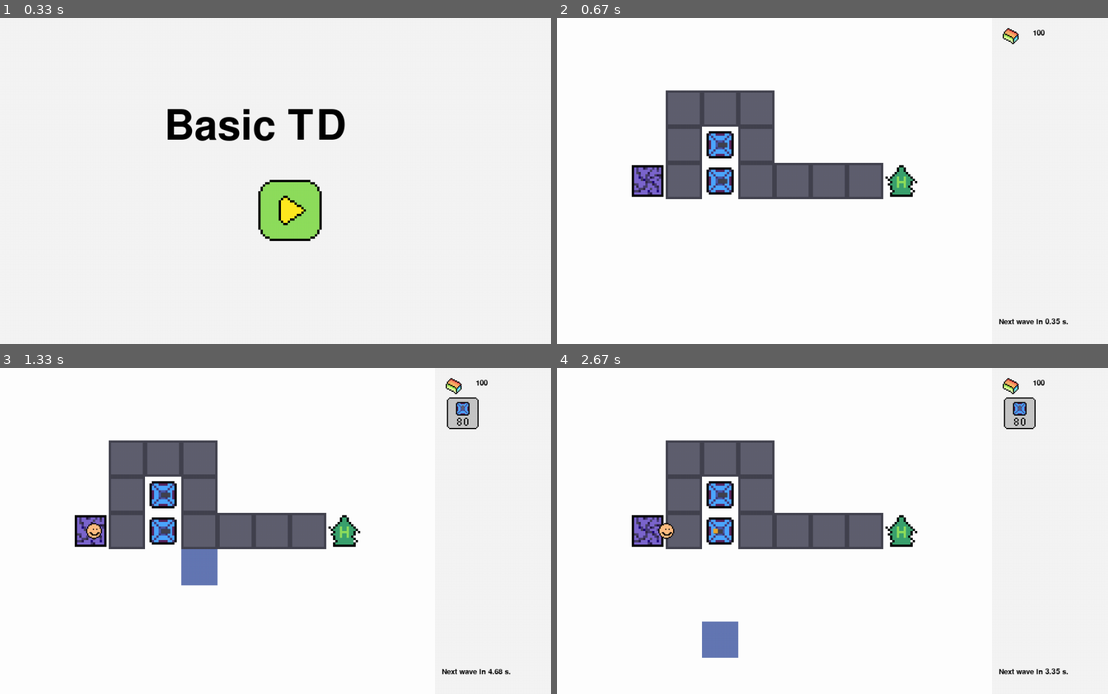
Above: before the commit, frames 1-4 (two rows, left to right).
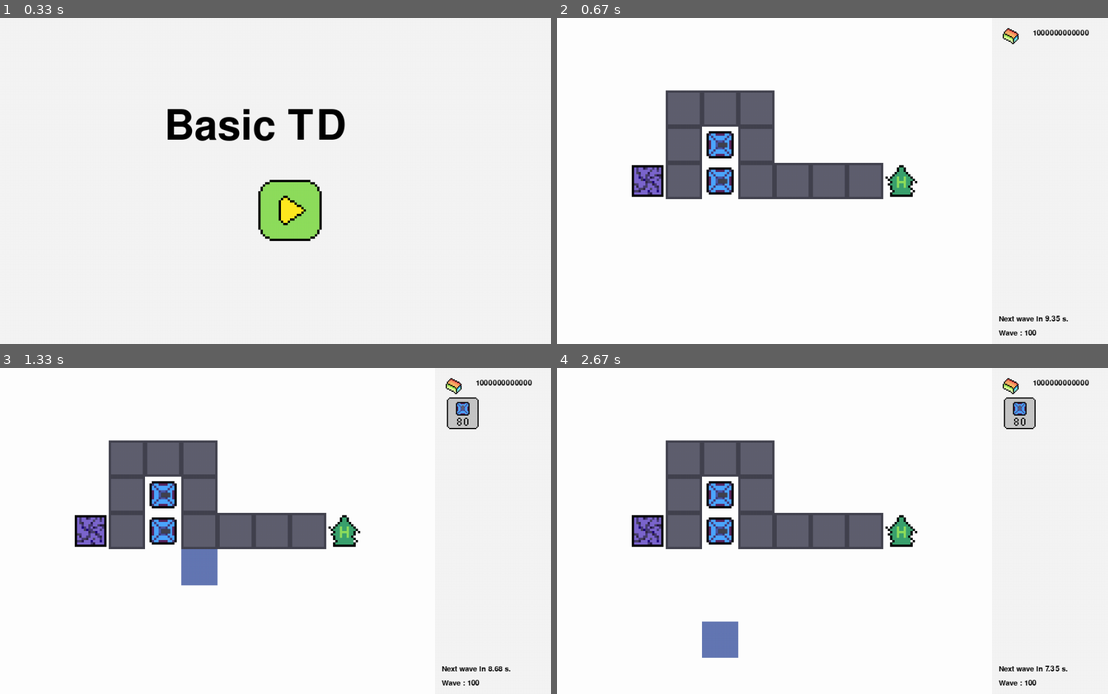
Above: after the commit, the same moments.

Repository: mtmattqq/PygameTD
Game: pygame game, started from main.py
Two runs of this game, one before a commit and one after it. Both use one fixed random seed, a clock stepped at 60 frames per second and the inputs below.
Inputs (mouse positions are in pixels of both pictures, inside the frame that each line leads up to):
- Up to frame 1 (0.33 s): no input
- Up to frame 2 (0.67 s): click (849, 181) at 0.38 s
- Up to frame 3 (1.33 s): click (165, 495) at 0.72 s; click (214, 553) at 1.05 s
- Up to frame 4 (2.67 s): press the mouse at (1019, 413) at 1.37 s; move the mouse to (871, 521) at 1.47 s; release the mouse at (716, 632) at 1.6 s; press the mouse at (1019, 413) at 1.7 s; move the mouse to (876, 423) at 1.8 s; release the mouse at (733, 433) at 1.93 s; press the mouse at (1019, 413) at 2.03 s; move the mouse to (1036, 482) at 2.13 s; release the mouse at (1058, 553) at 2.27 s; click (705, 654) at 2.38 s

Frame 1 is identical in both runs. In frame 2, 0.4% of the frame differs, in the area x 80-97%, y 3-98%; in frame 3, 0.5%; in frame 4, 0.6%, in the area x 18-97%, y 3-98%.

Commit message:
Complete upgrade

Diff:
--- a/AppData/basic_level.json
+++ b/AppData/basic_level.json
@@ -14,5 +14,6 @@
     ],
 
     "difficulty" : 100,
-    "start_wave" : 0
+    "start_wave" : 100,
+    "start_money" : 1000000000000
 }
--- a/enemy.py
+++ b/enemy.py
@@ -65,7 +65,7 @@
         return self.alive
 
     def move(self, delta_time) :
-        if self.progress >= self.max_progress :
+        if self.progress >= self.max_progress-1 :
             # deal damage to player's main tower
             self.alive = False
             return
--- a/main.py
+++ b/main.py
@@ -135,6 +135,7 @@
     tower_info[t1.pos.y, t1.pos.x] = 1
     tower_info[t2.pos.y, t2.pos.x] = 1
     show_tower_info = False
+    selected_tower = None
     enemys = []
 
     time_previous = 0
@@ -142,7 +143,7 @@
 
     wave = level_info['start_wave']
     wave_interval = 5000
-    send_next_wave = 1000
+    send_next_wave = 10000
     send_this_wave = 0
     sending_wave = False
     send_next_enemy = 0
@@ -150,7 +151,7 @@
     sent_enemy = 0
 
     # money
-    natural_ingot = 100
+    natural_ingot = level_info['start_money']
     natural_ingot_button = button(
         'Natural Ingot', vec2D(785, 16),
         [0, 0, 0], 32, 32, ['natural_ingot16.png']
@@ -191,6 +192,7 @@
             sending_wave = True
             sent_enemy += wave
             send_next_enemy = 0
+            enemy_dencity = max(10, 1000-10*wave)
 
         if sending_wave and game_timer >= send_next_enemy+send_this_wave :
             send_next_enemy += enemy_dencity
@@ -205,7 +207,7 @@
         for en in enemys :
             if not en.alive :
                 enemys.remove(en)
-                natural_ingot += 10
+                natural_ingot += en.max_hit/10
             en.move(delta_time)
 
         # event in pygame
@@ -234,6 +236,13 @@
                         towers.append(new_tower)
                     ct += 1
 
+                if selected_tower != None :
+                    clicked_upgrade, natural_ingot = selected_tower.upgrade(
+                        mouse_pos, natural_ingot
+                    )
+                    if clicked_upgrade :
+                        continue
+
                 selected_tile, show_buy_tower, show_tower_info, selected_tower = select_tile(
                     mouse_pos, tower_info, towers, level_info['map']
                 )
@@ -256,12 +265,19 @@
 
         for tow in towers :
             tow.display(screen)
+        for tow in towers :
+            tow.display_bullets(screen)
         for en in enemys :
             en.display(screen)
         show_text(
             'Next wave in {:.2f} s.'.format((send_next_wave - game_timer)/1000),
-            790, 550, (0, 0, 0), 20
+            790, 545, (0, 0, 0), 20
         )
+        show_text(
+            'Wave : {}'.format(wave),
+            790, 570, (0, 0, 0), 20
+        )
+
         natural_ingot_button.display(screen)
         show_text(str(natural_ingot), 850, 40, (0, 0, 0), 20)
         if show_buy_tower :
@@ -284,7 +300,10 @@
                 3
             )
 
-            selected_tower.display_info(screen)
+            selected_tower.display_info(screen, natural_ingot)
+
+        if not show_tower_info :
+            selected_tower = None
 
         pygame.display.update()
 
--- a/test.py
+++ b/test.py
@@ -32,3 +32,8 @@
 #     vec += vec2D(10, 10)
 # f2(v7)
 # print(v7.get_tuple())
+
+a = 0
+for i in range(10, 1000, 10) :
+    a = 1/i
+    print(a)
--- a/tower.py
+++ b/tower.py
@@ -43,6 +43,26 @@
             self.images.append(pygame.transform.scale(pygame.image.load(
                 os.path.join(os.getcwd(),'AppData',picture)).convert_alpha(), (width,height)))
         self.state = 0
+        self.upgrade_damage = button(
+            'damage', vec2D(950, 84), [0, 0, 0],
+            TILE_SIZE/4, TILE_SIZE/4, ['can_upgrade.png', 'cannot_upgrade.png']
+        )
+        self.upgrade_range = button(
+            'range', vec2D(950, 109), [0, 0, 0],
+            TILE_SIZE/4, TILE_SIZE/4, ['can_upgrade.png', 'cannot_upgrade.png']
+        )
+        self.upgrade_reload = button(
+            'reload', vec2D(950, 134), [0, 0, 0],
+            TILE_SIZE/4, TILE_SIZE/4, ['can_upgrade.png', 'cannot_upgrade.png']
+        )
+        self.upgrade_bullet_speed = button(
+            'bullet_speed', vec2D(950, 159), [0, 0, 0],
+            TILE_SIZE/4, TILE_SIZE/4, ['can_upgrade.png', 'cannot_upgrade.png']
+        )
+        self.damage_level = 0
+        self.range_level = 0
+        self.reload_level = 0
+        self.bullet_speed_level = 0
         # self.image = self.images[self.state]
         # self.rect = self.image.get_rect()
         # self.rect.topleft = pos
@@ -76,6 +96,8 @@
             self.images[self.state],
             (self.pos*TILE_SIZE).get_tuple()
         )
+
+
 
 class basic_tower(tower) :
     class bullet :
@@ -139,32 +161,6 @@
         self.angle = 0
         self.bullets = []
         self.target = 'first'
-        self.upgrade_damage = button(
-            'upgrade button', vec2D(950, 84), [0, 0, 0],
-            TILE_SIZE/4, TILE_SIZE/4, ['can_upgrade.png', 'cannot_upgrade.png']
-        )
-        self.upgrade_range = button(
-            'upgrade button', vec2D(950, 109), [0, 0, 0],
-            TILE_SIZE/4, TILE_SIZE/4, ['can_upgrade.png', 'cannot_upgrade.png']
-        )
-        self.upgrade_reload = button(
-            'upgrade button', vec2D(950, 134), [0, 0, 0],
-            TILE_SIZE/4, TILE_SIZE/4, ['can_upgrade.png', 'cannot_upgrade.png']
-        )
-        self.upgrade_bullet_speed = button(
-            'upgrade button', vec2D(950, 159), [0, 0, 0],
-            TILE_SIZE/4, TILE_SIZE/4, ['can_upgrade.png', 'cannot_upgrade.png']
-        )
-        self.upgrade_buttons = [
-            self.upgrade_damage,
-            self.upgrade_range,
-            self.upgrade_reload,
-            self.upgrade_bullet_speed
-        ]
-        self.damage_level = 0
-        self.range_level = 0
-        self.reload_level = 0
-        self.bullet_speed_level = 0
 
     def display(self, screen):
         super().display(screen)
@@ -178,7 +174,7 @@
             barrel,
             rotated_rect.center
         )
-
+    def display_bullets(self, screen) :
         for bullet in self.bullets :
             bullet.display(screen)
 
@@ -232,27 +228,115 @@
             if bullet.pierce <= 0 :
                 self.bullets.remove(bullet)
 
-    def display_info(self, screen, natural_ingot = 0) :
-        show_text(
-            screen,
-            'Damage : {:.1f}'.format(self.damage),
+    def display_info(self, screen, natural_ingot) :
+        show_text(
+            screen,
+            'Damage : {:.2f}'.format(self.damage),
             790, 100, [0, 0, 0], 20
         )
         show_text(
             screen,
-            'Range  : {:.1f}'.format(self.range/TILE_SIZE),
+            'Range  : {:.5f}'.format(self.range/TILE_SIZE),
             790, 125, [0, 0, 0], 20
         )
         show_text(
             screen,
-            'Reload : {:.1f}'.format(self.reload),
+            'Reload : {:.2f}'.format(self.reload),
             790, 150, [0, 0, 0], 20
         )
         show_text(
             screen,
-            'Bspeed : {:.1f}'.format(self.bullet_speed),
+            'Bspeed : {:.5f}'.format(self.bullet_speed/TILE_SIZE),
             790, 175, [0, 0, 0], 20
         )
 
-        for upb in self.upgrade_buttons :
-            upb.display(screen)
+        show_text(
+            screen,
+            'Level',
+            790, 220, [0, 0, 0], 20
+        )
+
+        show_text(
+            screen,
+            'Damage : {}'.format(self.damage_level),
+            790, 250, [0, 0, 0], 20
+        )
+        if self.range_level > 1e15 :
+            text = 'Range : max'
+        else :
+            text = 'Range : {}'.format(self.range_level)
+        show_text(
+            screen, text,
+            790, 275, [0, 0, 0], 20
+        )
+        if self.reload_level > 1e15 :
+            text = 'Reload : max'
+        else :
+            text = 'Reload : {}'.format(self.reload_level)
+        show_text(
+            screen, text,
+            790, 300, [0, 0, 0], 20
+        )
+        if self.bullet_speed_level > 1e15 :
+            text = 'Bullet Speed : max'
+        else :
+            text = 'Bullet Speed : {}'.format(self.bullet_speed_level)
+        show_text(
+            screen, text,
+            790, 325, [0, 0, 0], 20
+        )
+
+
+        if natural_ingot >= 50 + (self.damage_level+1)*10 :
+            self.upgrade_damage.state = 0
+        else :
+            self.upgrade_damage.state = 1
+        self.upgrade_damage.display(screen)
+        if natural_ingot >= 50 + (self.range_level+1)*10 :
+            self.upgrade_range.state = 0
+        else :
+            self.upgrade_range.state = 1
+        self.upgrade_range.display(screen)
+        if natural_ingot >= 50 + (self.reload_level+1)*10 :
+            self.upgrade_reload.state = 0
+        else :
+            self.upgrade_reload.state = 1
+        self.upgrade_reload.display(screen)
+        if natural_ingot >= 50 + (self.bullet_speed_level+1)*10 :
+            self.upgrade_bullet_speed.state = 0
+        else :
+            self.upgrade_bullet_speed.state = 1
+        self.upgrade_bullet_speed.display(screen)
+    def upgrade(self, mouse_pos = vec2D(0, 0), natural_ingot = 0) :
+        if self.upgrade_damage.click(mouse_pos) :
+            if natural_ingot >= 50 + (self.damage_level+1)*10 :
+                self.damage_level += 1
+                natural_ingot -= 50 + self.damage_level*10
+                self.damage += 10.0 * math.sqrt(self.damage_level)
+        elif self.upgrade_range.click(mouse_pos) :
+            if natural_ingot >= 50 + (self.range_level+1)*10 :
+                self.range_level += 1
+                natural_ingot -= 50 + self.range_level*10
+                self.range += TILE_SIZE/2 * 1/self.range_level
+                if self.range > 5 * TILE_SIZE :
+                    self.range = 5 * TILE_SIZE
+                    self.range_level = 1e20
+        elif self.upgrade_reload.click(mouse_pos) :
+            if natural_ingot >= 50 + (self.reload_level+1)*10 :
+                self.reload_level += 1
+                natural_ingot -= 50 + self.reload_level*10
+                self.reload += 3 * math.log10(self.reload_level*2)
+                if self.reload > 60 :
+                    self.reload = 60
+                    self.reload_level = 1e20
+        elif self.upgrade_bullet_speed.click(mouse_pos) :
+            if natural_ingot >= 50 + (self.bullet_speed_level+1)*10 :
+                self.bullet_speed_level += 1
+                natural_ingot -= 50 + self.bullet_speed_level*10
+                self.bullet_speed += TILE_SIZE * 1/self.bullet_speed_level
+                if self.bullet_speed > 10 * TILE_SIZE :
+                    self.bullet_speed = 10 * TILE_SIZE
+                    self.bullet_speed_level = 1e20
+        else :
+            return [False, natural_ingot]
+        return [True, natural_ingot]
Binary file added: AppData/sniper_tower16.png
Binary file added: AppData/sniper_tower_barrel.png
